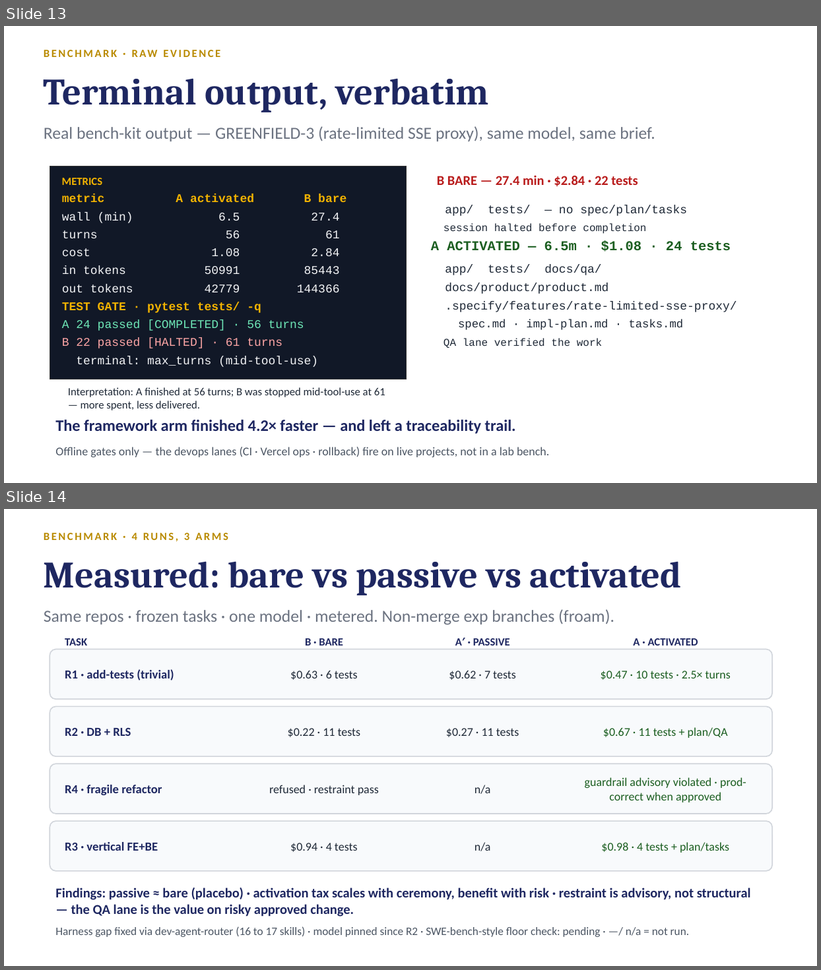
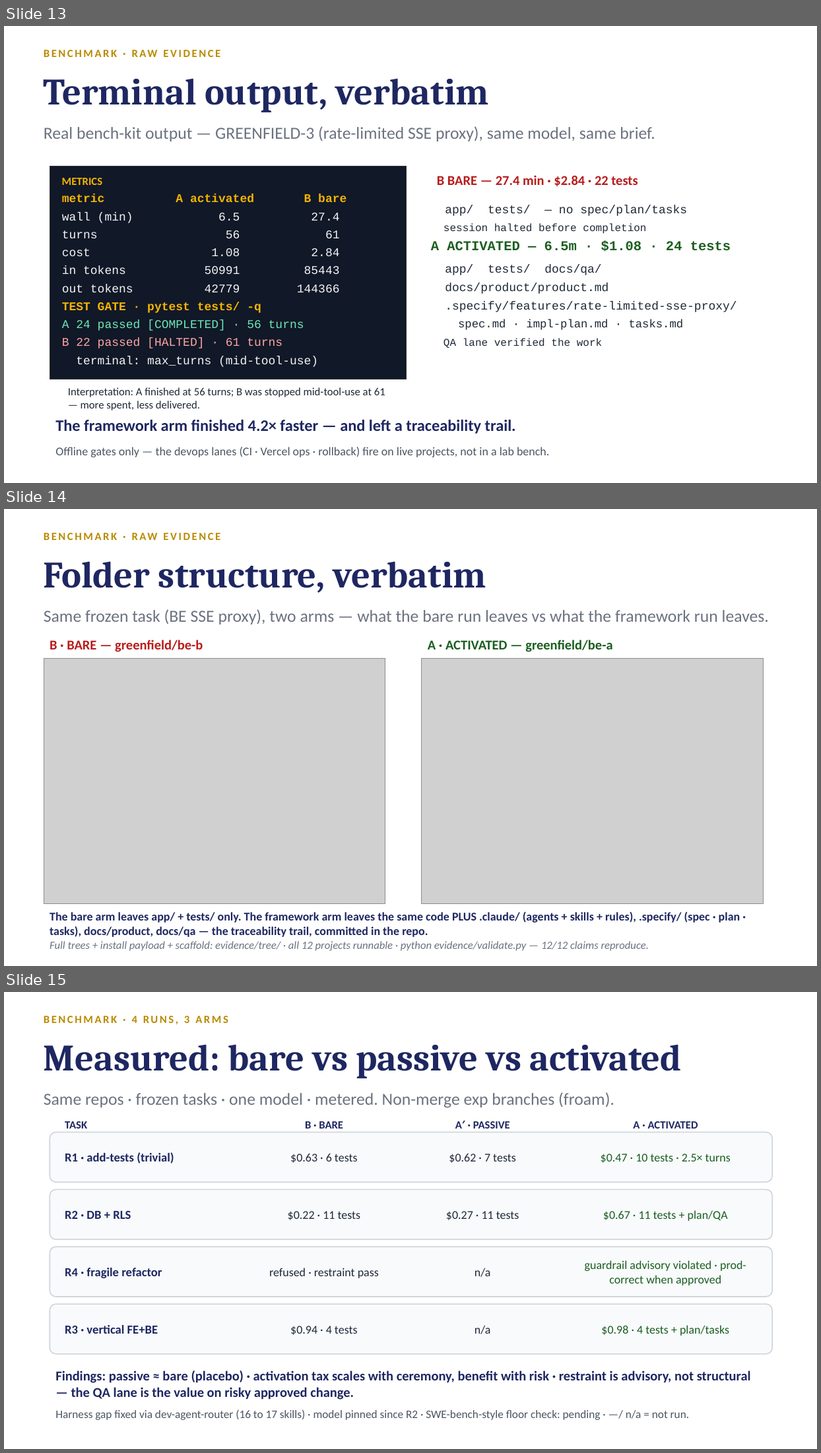
Before and after one commit to trac41799/claude-code-agentic-sdlc, a slide deck: docs/slides/Agentic-SDLC-Tech-Audience.pptx. Shown one above the other, each under a label of ours: slides 13 and 14 before the commit, slides 13, 14 and 15 after it. The pictures are 821x970 and 821x1453 pixels, drawn with LibreOffice and Linux fonts; fonts in the diff are those of the drawing; grey boxes stand for pictures. Boxes give left, top, right and bottom in pixels: in the first picture for what was removed or moved away, otherwise in the second. Text is boxed around its words. In the diff, an @@ line names an element or a change of style, - is before the commit and + after.

Commit message:
feat: /asdlc-tools plugin command (status-first, installs gh/vercel/supabase CLIs + Supabase MCP config; operator-directed, idempotent, no permissions grants; v2.9.0) + deck: CLI-first highlight on tools stack slide, folder-structure evidence slide (terminal screenshots of the real A/B trees), title v2.9.0

```diff
--- a/docs/slides/Agentic-SDLC-Tech-Audience.pptx
+++ b/docs/slides/Agentic-SDLC-Tech-Audience.pptx
@@ slide 14 added at box(4, 509, 817, 966), background #FFFFFF @@
@@ text added at box(44, 561, 486, 593), 44 pt, text #1E2761, bold @@
+Folder structure, verbatim
@@ text added at box(44, 609, 769, 625), 20 pt, text #6B7280 @@
+Same frozen task (BE SSE proxy), two arms — what the bare run leaves vs what the framework run leaves.
@@ text added at box(50, 640, 203, 652), 16 pt, text #B91C1C, bold @@
+B · BARE — greenfield/be-b
@@ text added at box(428, 640, 613, 652), 16 pt, text #1B5E20, bold @@
+A · ACTIVATED — greenfield/be-a
@@ picture added at box(44, 658, 385, 904) @@
@@ picture added at box(422, 658, 764, 904) @@
@@ text added at box(50, 912, 741, 937), 14 pt, text #1E2761, bold @@
+The bare arm leaves app/ + tests/ only. The framework arm leaves the same code PLUS .claude/ (agents + skills + rules), .specify/ (spec · plan · tasks), docs/product, docs/qa — the traceability trail, committed in the repo.
@@ text added at box(50, 941, 649, 951), 13 pt, text #6B7280, italic @@
+Full trees + install payload + scaffold: evidence/tree/ · all 12 projects runnable · python evidence/validate.py — 12/12 claims reproduce.
@@ text added at box(215, 941, 281, 950), 13 pt, text #B98A00, bold @@
+BENCHMARK · RAW EVIDENCE
@@ what was slide 14 is now slide 15 @@
```
Also in this commit, not shown: 2 slides changed, 14 other files.
